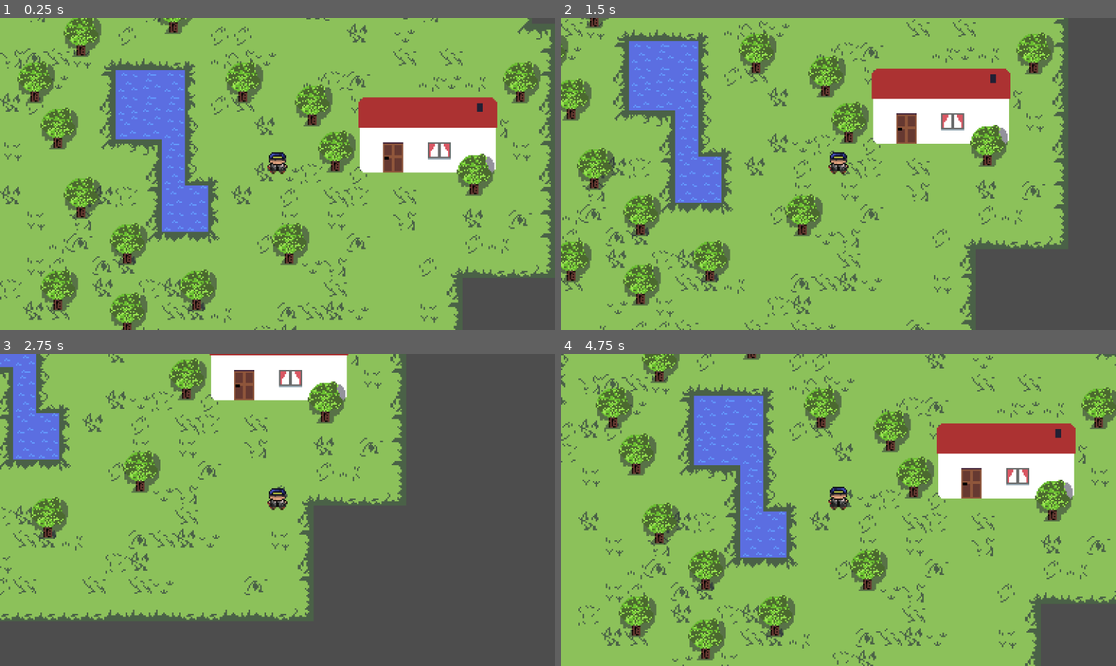
Above: before the commit, frames 1-4 (two rows, left to right).
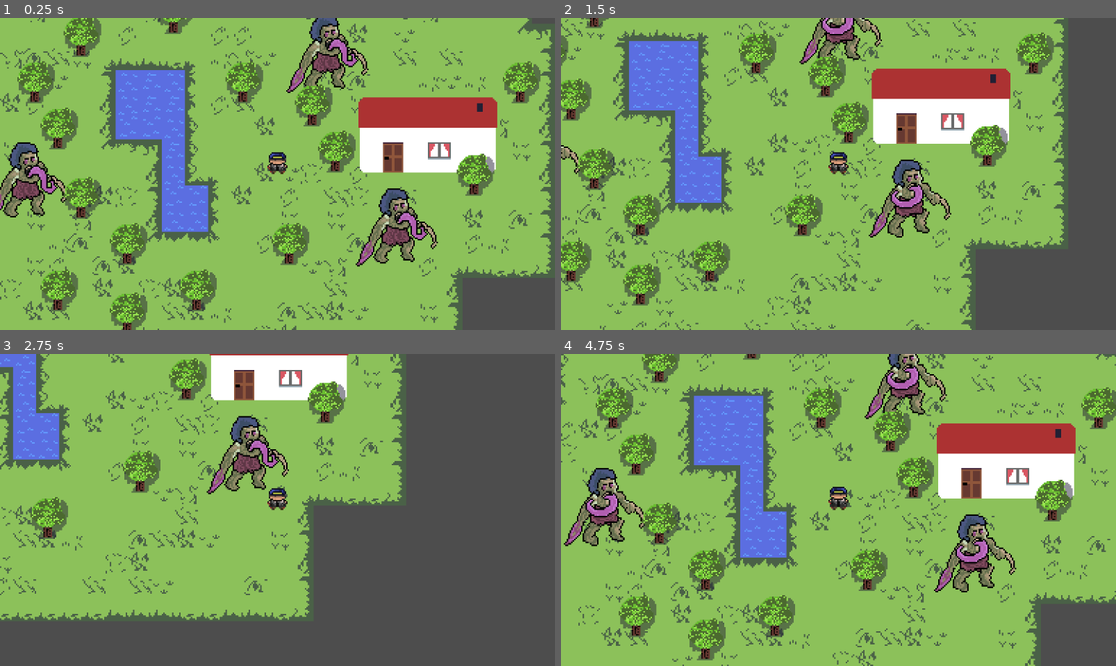
Above: after the commit, the same moments.

Repository: timsonde/the-other-side
Game: Godot game, scene res://assets/scenes/world.tscn
Same seed, same stepped clock (60 frames per second), same inputs: the game is played once before the commit and once after it.
Inputs:
- Up to frame 1 (0.25 s): no input
- Up to frame 2 (1.5 s): hold D (move_right) 0.53-1.28 s; hold S (move_down) from 1.28 s (still down)
- Up to frame 3 (2.75 s): release S (move_down) at 2.03 s; hold D (move_right) from 2.03 s (still down)
- Up to frame 4 (4.75 s): release D (move_right) at 2.78 s; hold W (move_up) 2.78-3.53 s; hold A (move_left) from 3.53 s (still down)

The runs differ from the first frame. In frame 1, 5.0% of the frame differs, in the area x 0-79%, y 0-80%; in frame 2, 3.0%; in frame 3, 1.7%; in frame 4, 4.9%.

Commit message:
Added zombies

Diff:
--- a/assets/scenes/world.tscn
+++ b/assets/scenes/world.tscn
@@ -1,8 +1,9 @@
-[gd_scene load_steps=4 format=4 uid="uid://bjgekmiuo0of"]
+[gd_scene load_steps=5 format=4 uid="uid://bjgekmiuo0of"]
 
 [ext_resource type="PackedScene" uid="uid://0puxvn6g3nob" path="res://assets/scenes/hunter.tscn" id="2_a8hsa"]
 [ext_resource type="TileSet" uid="uid://dvvna3itx8jwu" path="res://assets/tile_sets/Terrains.tres" id="2_wh22u"]
 [ext_resource type="TileSet" uid="uid://bjbkv77td7t1b" path="res://assets/tile_sets/indoor.tres" id="3_x8hnv"]
+[ext_resource type="PackedScene" uid="uid://byfbptwkdr7ac" path="res://assets/scenes/zombie.tscn" id="4_r1qhs"]
 
 [node name="World" type="Node"]
 
@@ -39,3 +40,12 @@
 
 [node name="Camera2D" type="Camera2D" parent="Map/Hunter"]
 zoom = Vector2(3, 3)
+
+[node name="Zombie" parent="Map" instance=ExtResource("4_r1qhs")]
+position = Vector2(-144, 24)
+
+[node name="Zombie2" parent="Map" instance=ExtResource("4_r1qhs")]
+position = Vector2(64, -64)
+
+[node name="Zombie3" parent="Map" instance=ExtResource("4_r1qhs")]
+position = Vector2(112, 56)
